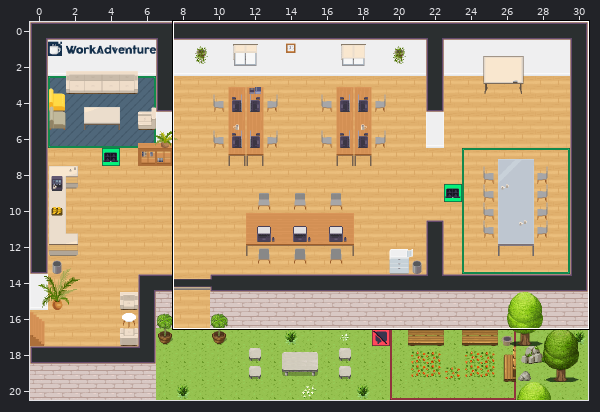
Two states of a Tiled map (JSON), office.tmj. The picture above shows the old version from afar; the outline marks the close-up.
Close-up. Before:
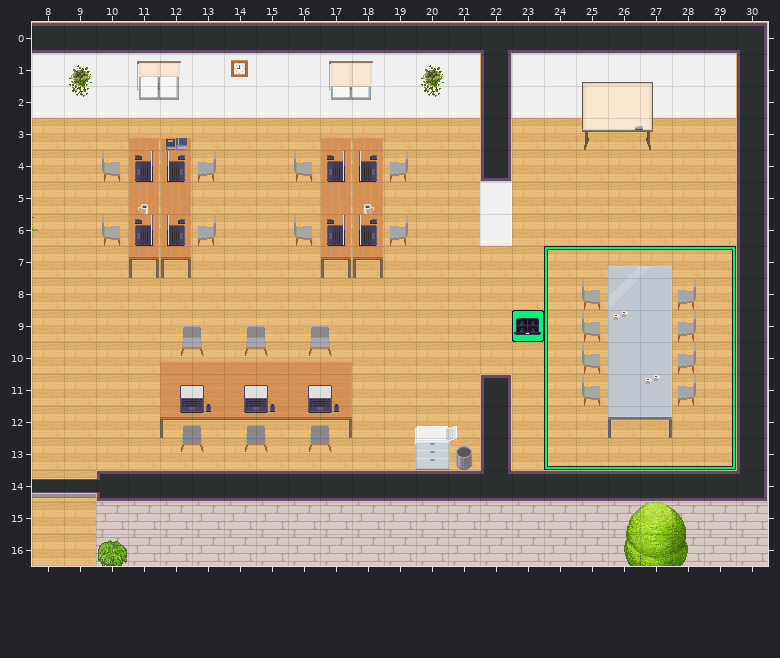
Cells are 32x32 px. Shown: x 8..30, y 0..16.
Once edited:
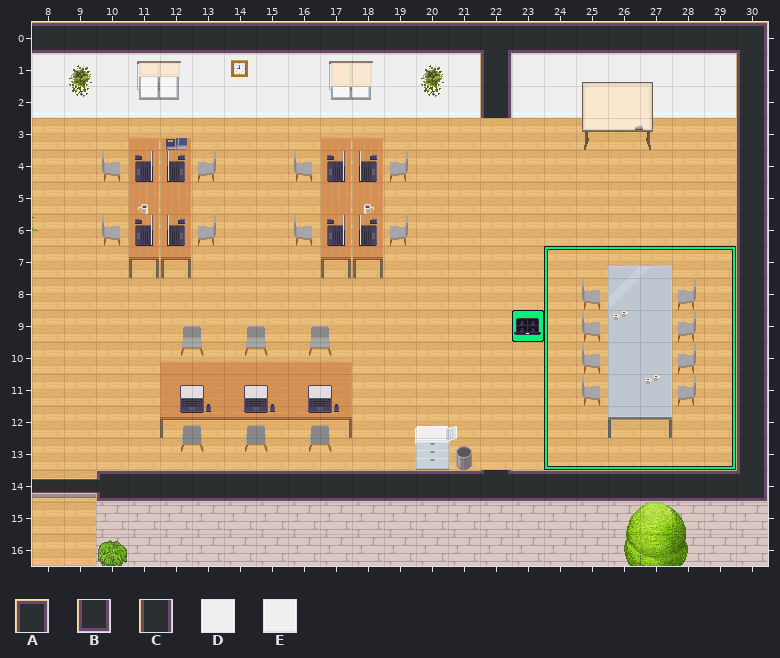
Key: from "WA_Room_Builder": A 31, B 56, C 102, D 280, E 305.
_ is an empty cell, . an unchanged one.
From old to new:
--- layer "walls/walls1"
@@ x 22..22 @@
- 3 C
- 4 B
- 5 D
- 6 E
+ 3 _
+ 4 _
+ 5 _
+ 6 _
@@ x 22..22 @@
-11 A
-12 C
-13 C
+11 _
+12 _
+13 _
